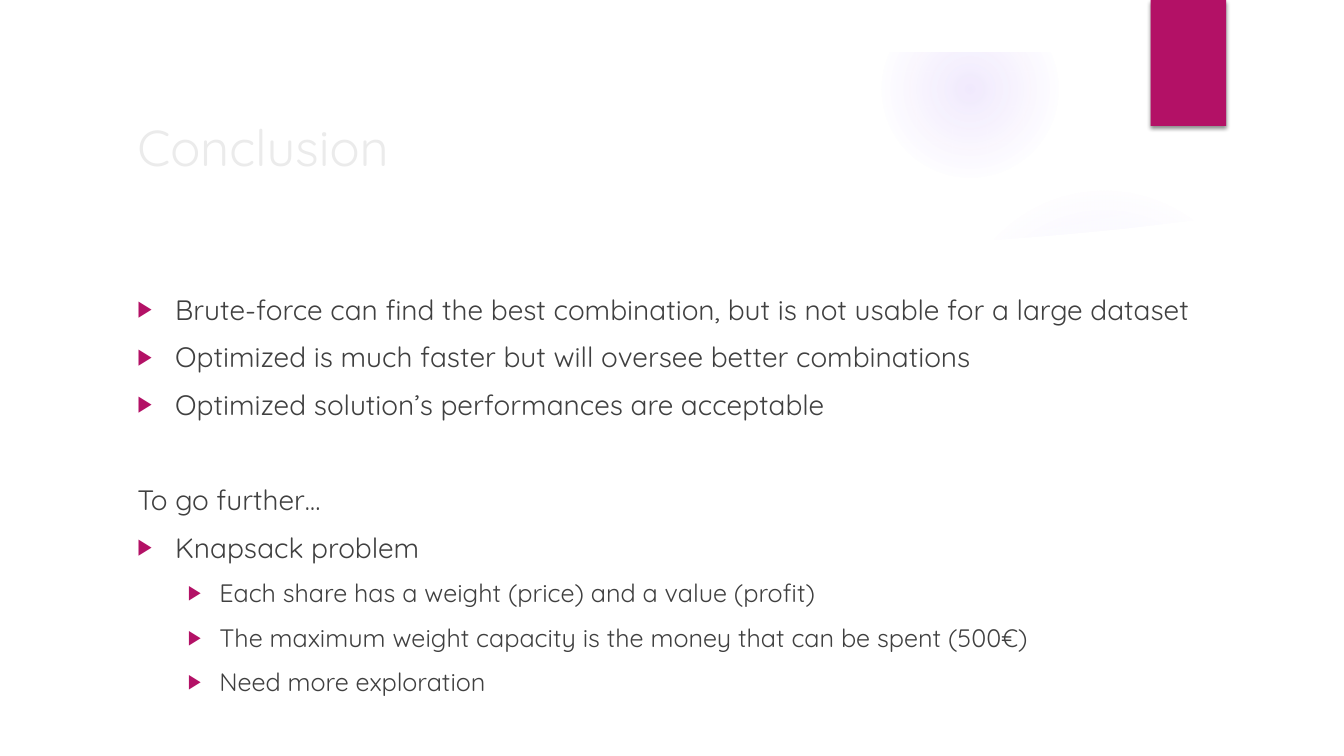
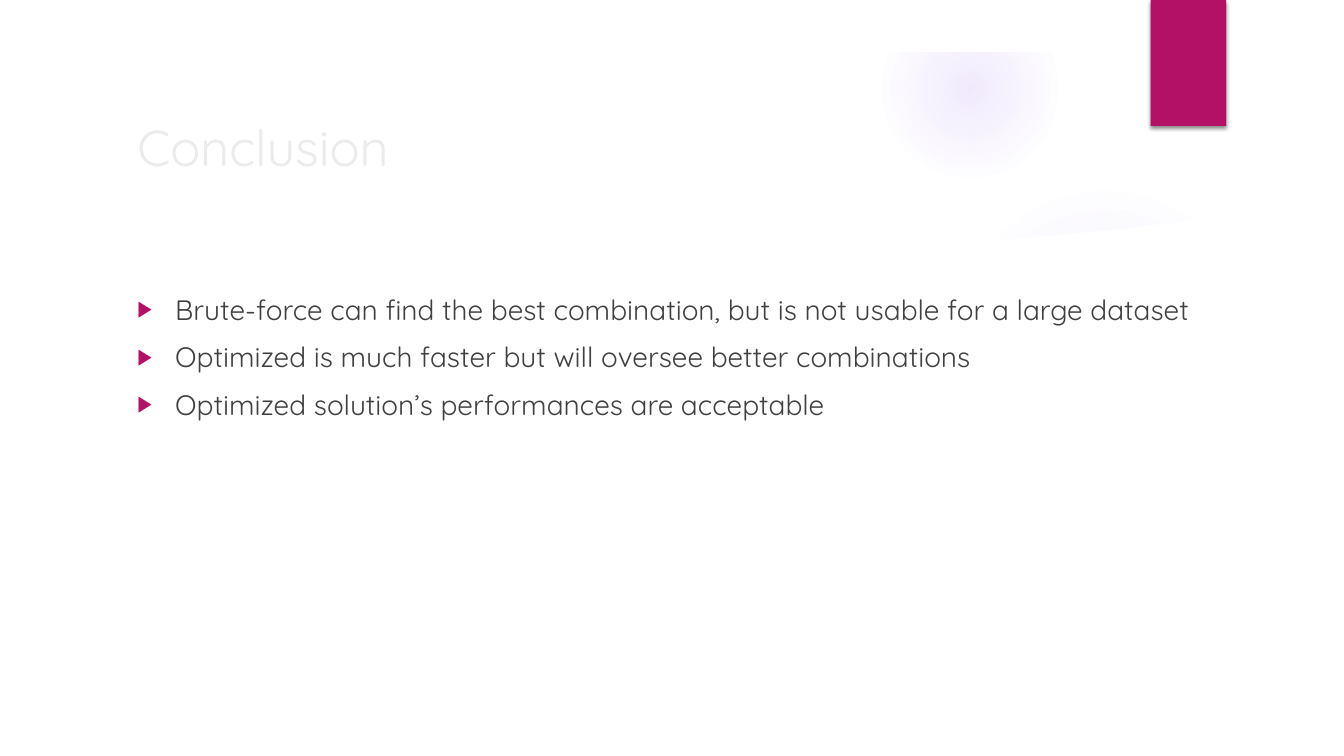
Before and after one commit to franfif/algoinvest-trade, a slide deck: slide 17 of Project7_Presentation.pptx (slide 15 before the commit). Drawn at 1344x756 pixels with LibreOffice and Linux fonts; fonts in the diff are those of the drawing; background and template pictures are left out. Boxes give left, top, right and bottom in pixels: in the first picture for what was removed or moved away, otherwise in the second. Text is boxed around its words. In the diff, an @@ line names an element or a change of style, - is before the commit and + after.

```diff
--- a/Project7_Presentation.pptx
+++ b/Project7_Presentation.pptx
@@ text at [137,489,1028,696]: paragraphs removed @@
-To go further…
-▶ Knapsack problem
-  ▶ Each share has a weight (price) and a value (profit)
-  ▶ The maximum weight capacity is the money that can be spent (500€)
-  ▶ Need more exploration
```
Also in this commit, not shown: 4 other slides changed, 2 slides added.
